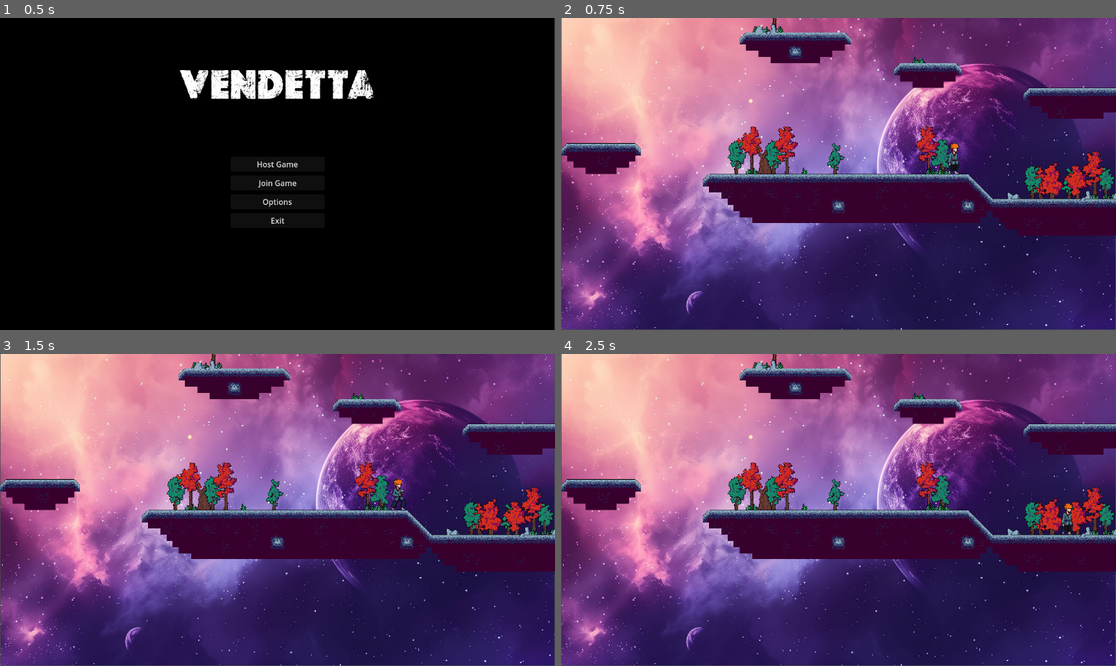
Above: before the commit, frames 1-4 (two rows, left to right).
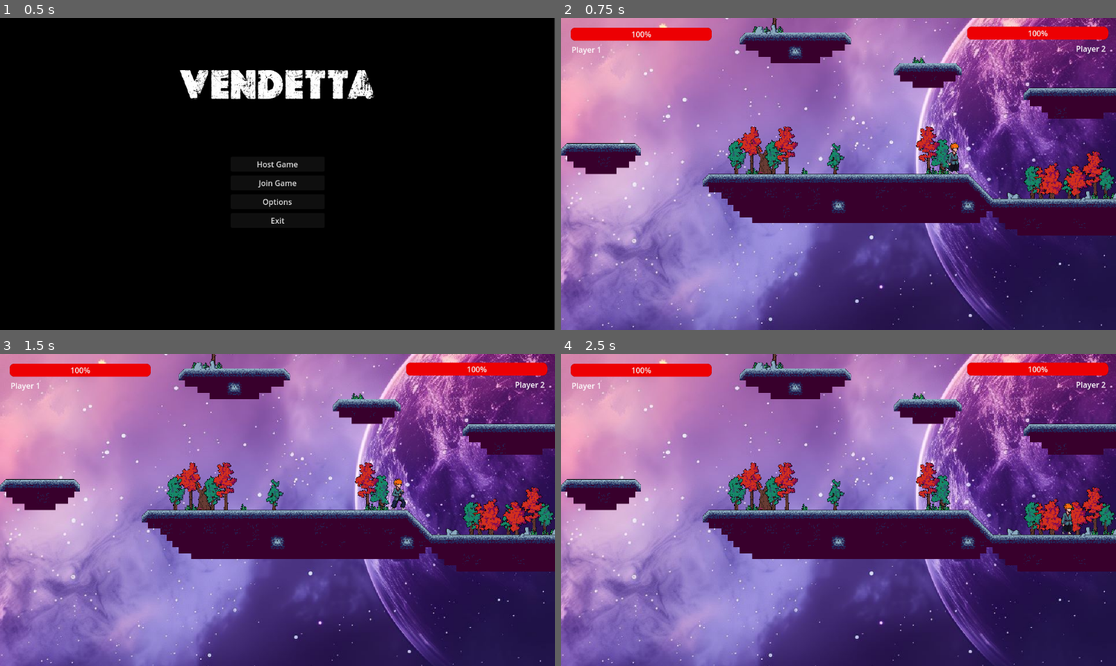
Above: after the commit, the same moments.

Repository: CharlieFour/Vendeta
Game: Godot game, scene res://scenes/menu.tscn
The game is run twice, just before and just after one commit, with the same random seed, the same clock (stepped at 60 frames per second) and the same inputs.
Inputs:
- Up to frame 1 (0.5 s): no input
- Up to frame 2 (0.75 s): click "Host Game" at 0.5 s
- Up to frame 3 (1.5 s): tap Enter at 1.25 s; hold D (move_right) from 1.28 s (still down); tap J (attack1) at 1.35 s
- Up to frame 4 (2.5 s): keep holding D (move_right); tap W (jump) at 1.52, 2.27 s; tap K (attack2) at 2.1 s

Frame 1 is identical in both runs. In frame 2, 61% of the frame differs, in the area x 0-100%, y 0-100%; in frame 3, 61%; in frame 4, 61%.

Commit message:
Health Bar Correct Positioning
As a player,
I want heath bar to predict heath, will help to me in gameplay.

Diff:
--- a/scenes/game.tscn
+++ b/scenes/game.tscn
@@ -1,6 +1,6 @@
 [gd_scene load_steps=40 format=3 uid="uid://1euxf7xpnge6"]
 
-[ext_resource type="Script" uid="uid://73yl2ihnia5u" path="res://scenes/game_manager.gd" id="1_264po"]
+[ext_resource type="Script" uid="uid://73yl2ihnia5u" path="res://script/game_manager.gd" id="1_264po"]
 [ext_resource type="Texture2D" uid="uid://dpq55b1je6yfg" path="res://assets/bg/HD-1080p-Space-wallpaper-with-a-serene-distant-planet-orbiting-a-binary-star-system-wallpaper-with-colorful-skies.jpg" id="1_ssvqc"]
 [ext_resource type="Texture2D" uid="uid://oitjnmmx56af" path="res://assets/city_tileset/1 Tiles/Tileset.png" id="2_yqjtg"]
 [ext_resource type="Texture2D" uid="uid://0t4f38uxtp6x" path="res://assets/city_tileset/3 Objects/Stones/2.png" id="3_p57ef"]
@@ -603,8 +603,8 @@
 script = ExtResource("1_264po")
 
 [node name="Hd-1080p-space-wallpaper-with-a-serene-distant-planet-orbiting-a-binary-star-system-wallpaper-with-colorful-skies" type="Sprite2D" parent="."]
-position = Vector2(-8.40425e-06, -0.500029)
-scale = Vector2(0.748958, 0.749074)
+position = Vector2(-9.09495e-13, -1)
+scale = Vector2(1.5, 1.5)
 texture = ExtResource("1_ssvqc")
 
 [node name="TileMap" type="TileMap" parent="."]
@@ -625,37 +625,42 @@
 shape = SubResource("WorldBoundaryShape2D_ssvqc")
 
 [node name="UI" type="CanvasLayer" parent="."]
+unique_name_in_owner = true
 
 [node name="Player1HealthBar" type="ProgressBar" parent="UI"]
-offset_left = -674.0
-offset_top = -353.0
-offset_right = -381.0
-offset_bottom = -326.0
+z_index = 10
+anchors_preset = -1
+offset_left = 20.0
+offset_top = 20.0
+offset_right = 313.0
+offset_bottom = 47.0
+grow_horizontal = 2
+grow_vertical = 2
 theme_override_styles/background = SubResource("StyleBoxFlat_1kice")
 theme_override_styles/fill = SubResource("StyleBoxFlat_5newe")
 value = 100.0
 
 [node name="Player1Label" type="Label" parent="UI"]
-offset_left = -670.0
-offset_top = -320.0
-offset_right = -552.0
-offset_bottom = -297.0
+offset_left = 22.0
+offset_top = 54.0
+offset_right = 140.0
+offset_bottom = 77.0
 text = "Player 1"
 
 [node name="Player2HealthBar" type="ProgressBar" parent="UI"]
-offset_left = 374.0
-offset_top = -353.0
-offset_right = 667.0
-offset_bottom = -326.0
+offset_left = 843.0
+offset_top = 18.0
+offset_right = 1136.0
+offset_bottom = 45.0
 theme_override_styles/background = SubResource("StyleBoxFlat_37s47")
 theme_override_styles/fill = SubResource("StyleBoxFlat_bt5mj")
 value = 100.0
 fill_mode = 1
 
 [node name="Player2Label" type="Label" parent="UI"]
-offset_left = 533.0
-offset_top = -322.0
-offset_right = 661.0
-offset_bottom = -299.0
+offset_left = 1003.0
+offset_top = 52.0
+offset_right = 1131.0
+offset_bottom = 75.0
 text = "Player 2"
 horizontal_alignment = 2
--- a/scenes/game_manager.gd
+++ b/script/game_manager.gd
@@ -4,7 +4,9 @@
 
 func _ready():
 	# For all peers (host and client)
-	multiplayer.peer_connected.connect(spawn_player)
+	if not multiplayer.peer_connected.is_connected(spawn_player):
+		multiplayer.peer_connected.connect(spawn_player)
+
 	multiplayer.peer_disconnected.connect(_on_peer_disconnected)
 
 	# Spawn for self
Renamed: scenes/game_manager.gd.uid -> script/game_manager.gd.uid
